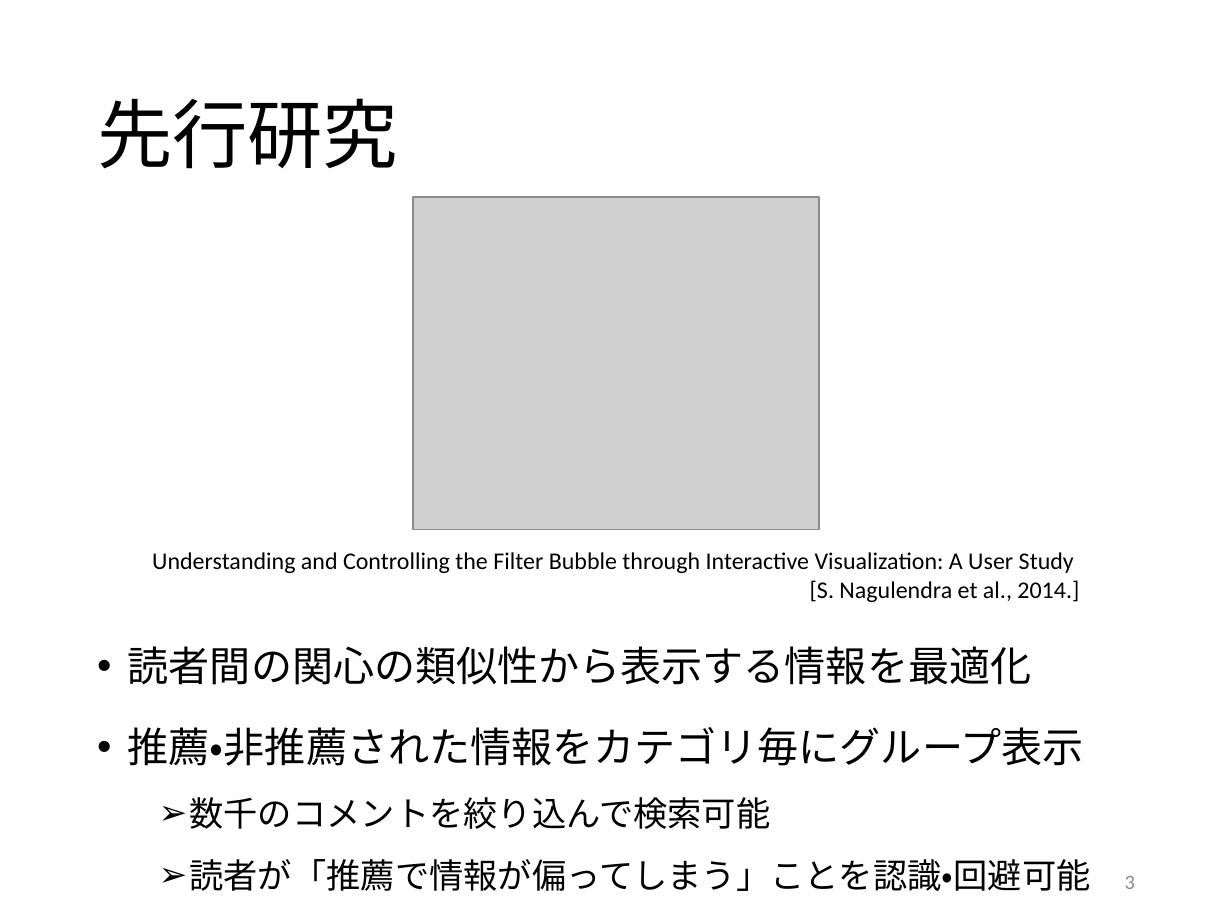
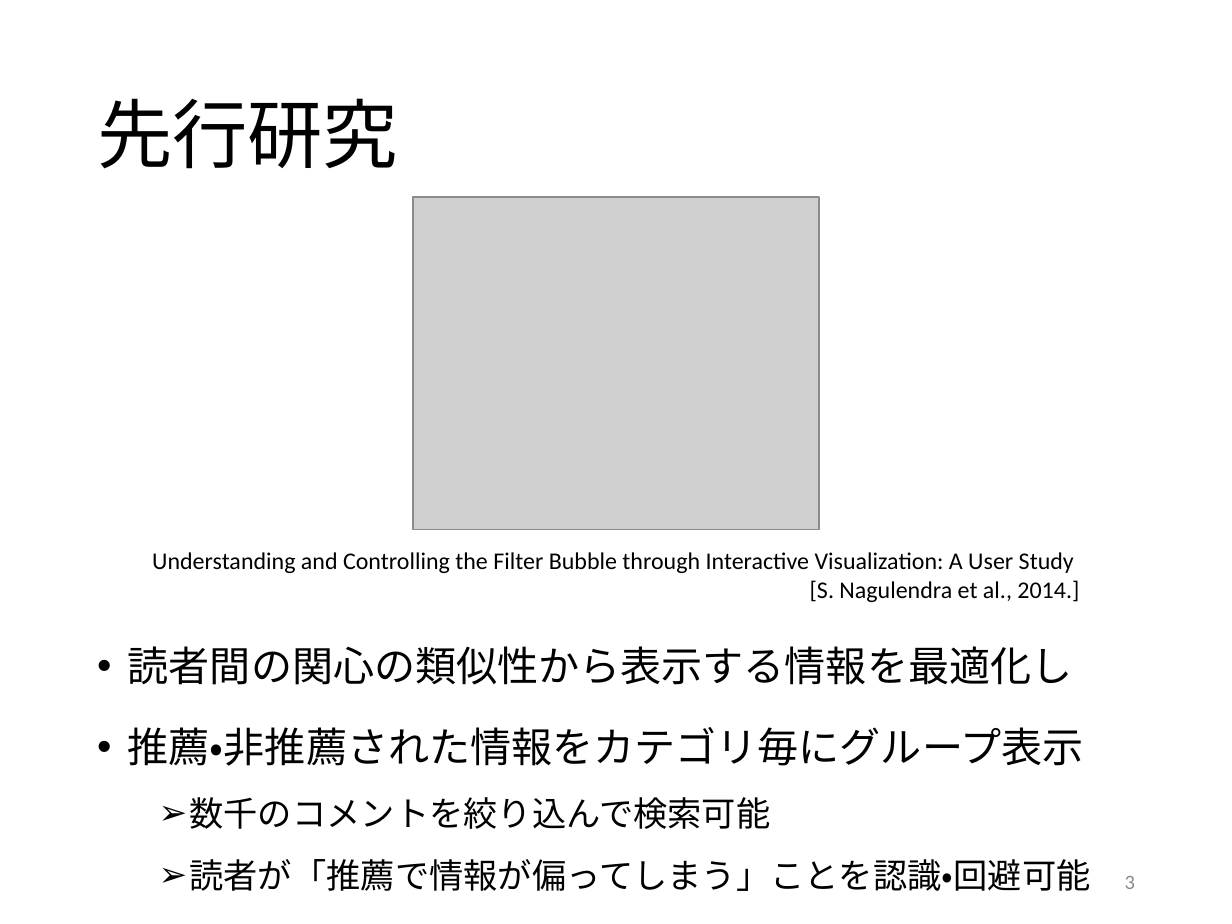
Before and after one commit to KataokaNagi/data-engineering-lab, a slide deck: slide 3 of research/idea/theme-presentation_kataoka-nagi_20210531.pptx. Drawn at 1232x924 pixels with LibreOffice and Linux fonts; fonts in the diff are those of the drawing; grey boxes stand for pictures; background and template pictures are left out. Boxes give left, top, right and bottom in pixels: in the first picture for what was removed or moved away, otherwise in the second. Text is boxed around its words. In the diff, an @@ line names an element or a change of style, - is before the commit and + after.

```diff
--- a/research/idea/theme-presentation_kataoka-nagi_20210531.pptx
+++ b/research/idea/theme-presentation_kataoka-nagi_20210531.pptx
@@ text at [128, 646, 1073, 685]: text changed @@
-• 読者間の関心の類似性から表示する情報を最適化
+• 読者間の関心の類似性から表示する情報を最適化し
```
Also in this commit, not shown: 1 other slide changed.
